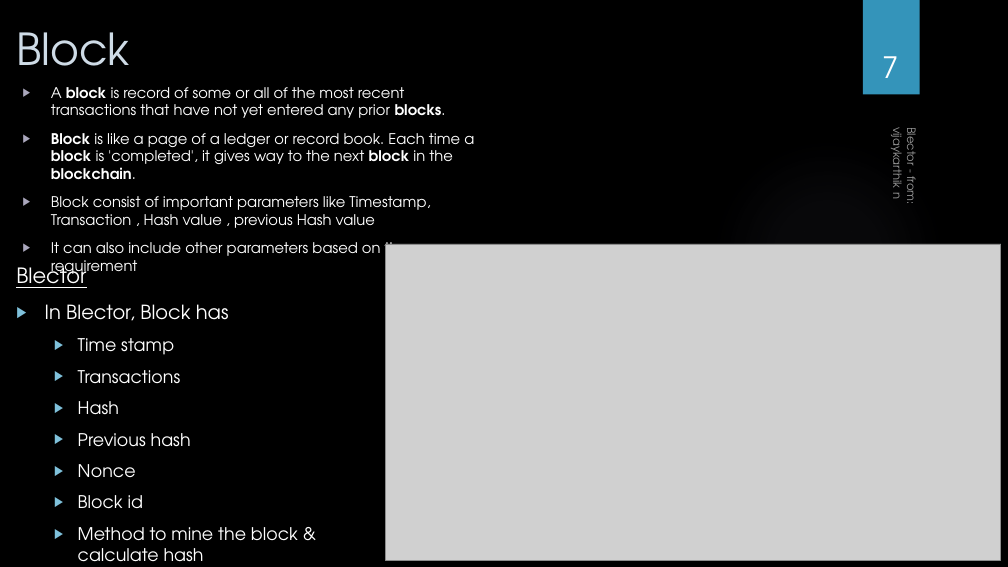
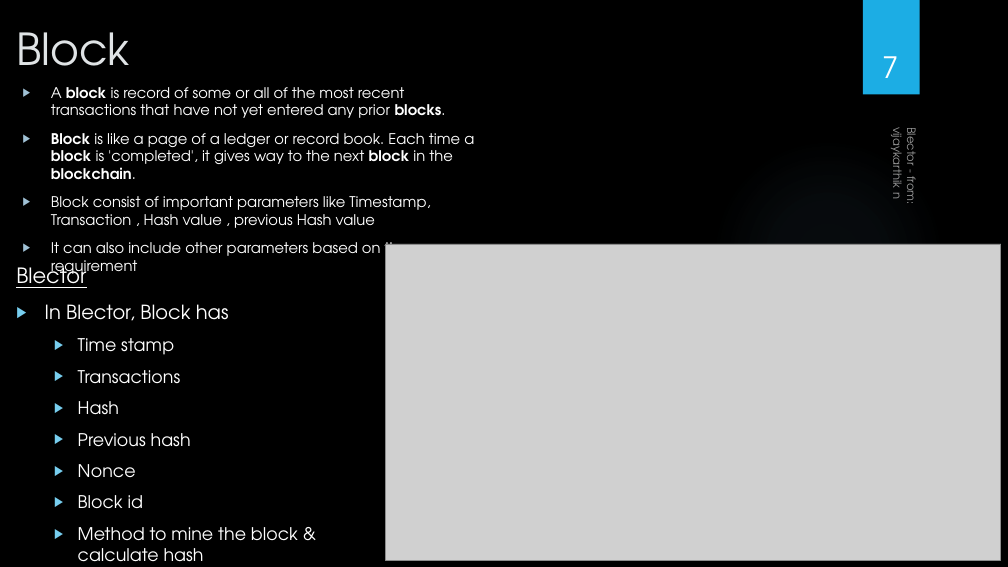
Before and after one commit to karthigowtham/block-chain-electronic-voting-reference-implementation-using-javascript, a slide deck: slide 7 of Blector.pptx. Drawn at 1008x567 pixels with LibreOffice and Linux fonts; fonts in the diff are those of the drawing; grey boxes stand for pictures; background and template pictures are left out. Boxes give left, top, right and bottom in pixels: in the first picture for what was removed or moved away, otherwise in the second. Text is boxed around its words. In the diff, an @@ line names an element or a change of style, - is before the commit and + after.

```diff
--- a/Blector.pptx
+++ b/Blector.pptx
@@ title "Block" at box(16, 32, 130, 66): text colour #CEDBE6 to #DFE3E5 @@
@@ rectangle at box(863, 0, 920, 95): fill #3494BA to #1CADE4 @@
@@ text "A block is record of ..." at box(51, 87, 474, 261): bullet colour #AAA7BC to #A0C1D5 @@
@@ text "In Blector, Block has" at box(45, 304, 298, 562): bullet colour #7FC1DB to #77CEEF @@
```
Also in this commit, not shown: 12 other slides changed.
